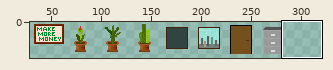
Two versions of one sprite sheet, atlases/objects.png. Above, an overview of the earlier version with the close-up marked.
Close-up. The starting point:
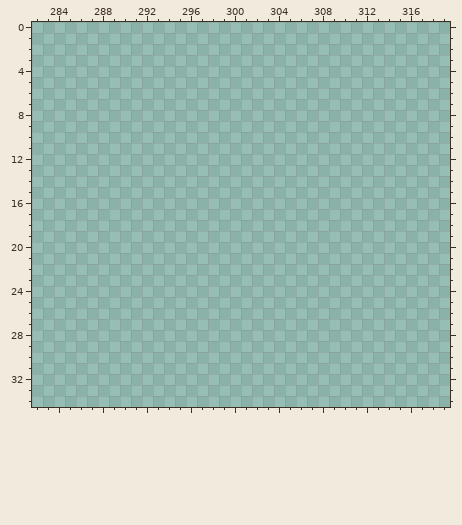
The file is 320x320 pixels. Pixels under 10% opacity are left out. Colours within 5 levels of each other are drawn and written as one. Shown: x 282..319, y 0..34. The wide view leaves out empty margins. The commit also changed other parts of the picture, which this record leaves out.
New version:
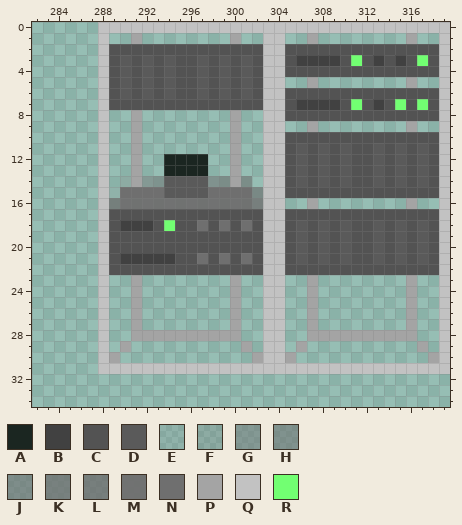
Palette (. is transparent): A #1b2621  B #414141  C #535353  D #5a5a5a  E #6f6f6f26  F #6f6f6f3e  G #6f6f6f76  H #6f6f6f8e  J #6f6f6f9d  K #6f6f6fc4  L #6f6f6fcc  M #6f6f6ff5  N #6f6f6f  P #a4a4a4  Q #c2c2c2  R #72ff72
The exact change:
Colour A is added in rows 12 to 13 at x 294 to 297.
Colour B is added in row 3 at x 306 to 309, 313 and 315; in row 7 at x 306 to 309 and 313; in row 18 at x 290 to 292; in row 21 at x 290 to 294.
Colour C is added in row 2 at x 289 to 302 and 305 to 318; in row 3 at x 289, 291, 293, 295 to 296, 298, 300, 302, 305, 310, 312, 314, 316 and 318; in row 4 at x 289, 291, 293, 295 to 296, 298, 300, 302 and 305 to 318; in row 5 at x 289, 291, 293, 295 to 296, 298, 300 and 302; in row 6 at x 289, 291, 293, 295 to 296, 298, 300, 302 and 305 to 318; in row 7 at x 289 to 302, 305, 310, 312, 314, 316 and 318.
Colour C is added in row 8 at x 305 to 318; in row 10 at x 305 to 318; in rows 11 to 14 at x 305, 307, 309, 311 to 312, 314, 316 and 318; in row 15 at x 305 to 318; in row 17 at x 289 to 302 and 305 to 318; in row 18 at x 289, 293, 295 to 296, 298, 300, 302, 305, 307, 309, 311 to 312, 314, 316 and 318.
Colour C is added in rows 19 to 20 at x 289 to 302, 305, 307, 309, 311 to 312, 314, 316 and 318; in row 21 at x 289, 295 to 296, 298, 300, 302, 305, 307, 309, 311 to 312, 314, 316 and 318; in row 22 at x 289 to 302 and 305 to 318.
Colour D is added in rows 3 to 6 at x 290, 292, 294, 297, 299 and 301; in rows 11 to 13 at x 306, 308, 310, 313, 315 and 317; in row 14 at x 294 to 297, 306, 308, 310, 313, 315 and 317; in row 15 at x 294 to 297; in rows 18 to 21 at x 306, 308, 310, 313, 315 and 317.
Colour E is added in row 15 at x 289.
Colour F is added in row 14 at x 290.
Colour G is added in row 14 at x 292 to 293.
Colour H is added in row 14 at x 298 to 299 and 301.
Colour J is added in row 15 at x 302.
Colour K is added in row 16 at x 289.
Colour L is added in row 16 at x 302.
Colour M is added in row 16 at x 290 to 301.
Colour N is added in row 15 at x 290 to 293 and 298 to 301; in row 18 at x 297, 299 and 301; in row 21 at x 297, 299 and 301.
Colour P is added in row 1 at x 291, 300, 307 and 316; in row 5 at x 307 and 316; in row 8 at x 291 and 300; in row 9 at x 291, 300, 307 and 316; in rows 10 to 14 at x 291 and 300; in row 16 at x 307 and 316.
Colour P is added in rows 23 to 27 at x 291, 300, 307 and 316; in row 28 at x 291 to 300 and 307 to 316; in row 29 at x 290, 301, 306 and 317; in row 30 at x 289, 302, 305 and 318.
Colour Q is added in row 0 at x 288 to 319; in rows 1 to 30 at x 288, 303 to 304 and 319; in row 31 at x 288 to 319.
Colour R is added in row 3 at x 311 and 317; in row 7 at x 311, 315 and 317; in row 18 at x 294.
Pixel boxes of the changes (left, top, right, bottom) in both close-ups:
added: (98, 22, 450, 374)
